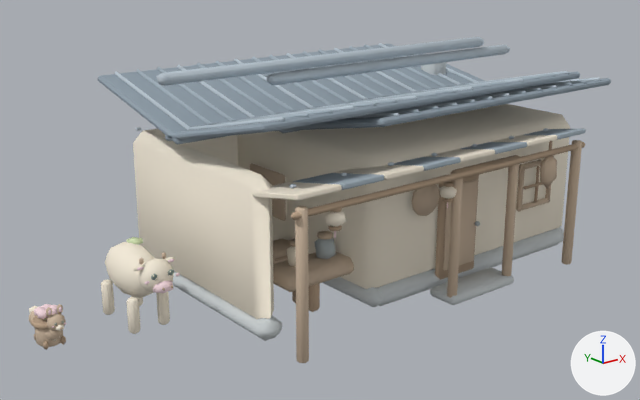
Renders of the Blender file taohuayuan_town_sample/blender/town_sample_custom_assets.blend from each side of a commit.
Both versions are drawn from a 50 mm camera at (-4.63, -12.63, 6.36) aimed at (5.13, -0.42, 1.48). The lights are fixed; the arrows at lower right show +X, +Y and +Z. The older version comes first.

In view in the first picture: 'custom_house', 'custom_shop', 'npc_calf', 'npc_fox', 'prop_flowerpot' and 1 more.
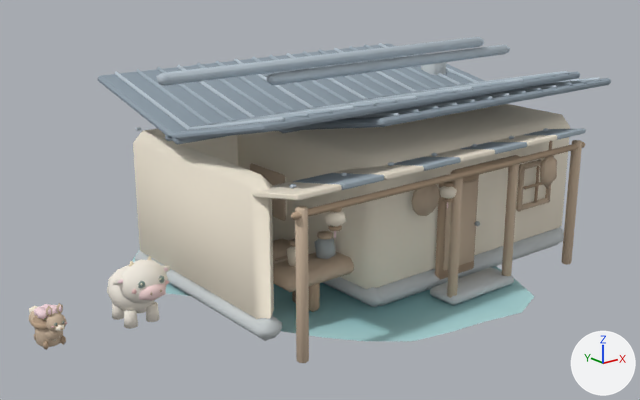
Changed parts and their boxes (x1, y1, x2, y2) in the pictures (640 x 400 px; the box of a moved part takes in the faces that stretch with it):
'custom_pond', added (cyan)
    after: (132, 250, 535, 341)
'npc_calf', reshaped, moved (20% narrower, 24% shorter)
    before: (101, 237, 180, 334)
    after: (107, 256, 170, 329)
part 1 of me_icosphere_091, moved or reshaped
    before: (105, 242, 155, 298)
    after: (107, 265, 155, 313)
part 2 of me_icosphere_091, moved or reshaped (not visible afterwards)
    before: (126, 237, 143, 245)
part 3 of me_icosphere_091, moved or reshaped (not visible afterwards)
    before: (153, 280, 173, 293)
part 4 of me_icosphere_091, moved or reshaped
    before: (138, 259, 174, 292)
    after: (118, 259, 168, 304)
part 5 of me_icosphere_091, moved or reshaped
    before: (139, 257, 144, 265)
    after: (139, 284, 166, 301)
part 6 of me_icosphere_091, moved or reshaped
    before: (134, 265, 145, 271)
    after: (138, 281, 145, 288)
part 7 of me_icosphere_091, moved or reshaped
    before: (162, 252, 166, 259)
    after: (159, 276, 164, 283)
part 8 of me_icosphere_091, moved or reshaped (not visible before)
    after: (113, 276, 123, 285)
part 9 of me_icosphere_091, deleted
    before: (101, 279, 170, 334)
part 10 of me_icosphere_091, added
    after: (112, 302, 160, 329)

The change, as a diff of the scene's bpy script:
```diff
--- a/taohuayuan_town_sample/blender/town_sample_custom_assets.blend.py
+++ b/taohuayuan_town_sample/blender/town_sample_custom_assets.blend.py
@@ me_icosphere_091 @@
 # used by ob_npc_calf; location = (1.5, 0.0, 0.88)
-me_icosphere_091.from_pydata(...)  # 916 vertices, 948 faces; spans x -0.37..0.37, y -1.2..0.84, z -0.88..0.49
-me_icosphere_091.materials.append(mat_m_vc_town_002)
+me_icosphere_091.from_pydata(...)  # 802 vertices, 760 faces; spans x -0.53..0.53, y -0.85..0.52, z -0.53..0.64
+# me_icosphere_091 part 1: the loose piece of 63 vertices spanning x -0.35..0.35, y -0.72..0.72, z -0.44..0.44 is scaled about its middle by (1.13, 0.652, 0.903), in mat_m_vc_town_003
+# me_icosphere_091 part 2: the loose piece of 22 vertices spanning x 0.09..0.35, y 0.15..0.45, z 0.31..0.41 is scaled about its middle by (1.27, 1.11, 1.63), then moved by (-0.02, -0.13, -0.2), in mat_m_vc_town_003
+# me_icosphere_091 part 3: the loose piece of 22 vertices spanning x -0.17..0.17, y -1.16..-0.88, z -0.09..0.15 is scaled about its middle by (0.203, 0.511, 0.327), then moved by (0.0, 1.47, 0.05), in mat_m_vc_town_003
+# me_icosphere_091 part 4: the loose piece of 63 vertices spanning x -0.28..0.28, y -1.06..-0.58, z -0.13..0.43 is scaled about its middle by (1.4, 1.45, 1.33), then moved by (0.0, 0.41, 0.11), in mat_m_vc_town_003
+# me_icosphere_091 part 5: the loose piece of 22 vertices spanning x -0.24..-0.16, y -0.78..-0.7, z 0.35..0.49 is scaled about its middle by (6.55, 3.15, 2.36), then moved by (0.2, 0.03, -0.24), in mat_m_vc_town_003
+# me_icosphere_091 part 6: the loose piece of 22 vertices spanning x -0.37..-0.17, y -0.83..-0.75, z 0.28..0.4 is scaled about its middle by (0.652, 0.712, 1.37), then moved by (0.1, 0.1, 0.0), in mat_m_vc_town_003
+# me_icosphere_091 part 7: the loose piece of 22 vertices spanning x 0.16..0.24, y -0.78..-0.7, z 0.35..0.49 is scaled about its middle by (1.75, 0.733, 1.15), then moved by (-0.03, 0.04, -0.08), in mat_m_vc_town_003
+# me_icosphere_091 part 8: the loose piece of 22 vertices spanning x -0.18..-0.15, y -1.06..-1.03, z 0.24..0.27 is scaled about its middle by (9.26, 2.68, 4.34), then moved by (-0.21, 0.66, 0.11), in mat_m_vc_town_003
+# me_icosphere_091 part 9: 13 loose pieces with 350 vertices, spanning x -0.36..0.36, y -1.2..0.54, z -0.88..0.09, are deleted
+# me_icosphere_091 part 10: 168 vertices added at x -0.31..0.31, y -0.39..0.28, z -0.52..-0.24
+# other edits to the shape of me_icosphere_091 do not show in these pictures
+me_icosphere_091.materials.append(mat_m_vc_town_003)
@@ me_pond_mesh @@
+me_pond_mesh.from_pydata(...)  # 97 vertices, 160 faces; spans x -3.75..4.18, y -3.9..3.35, z -0.01..0.01
+me_pond_mesh.materials.append(mat_m_vc_town_001)
@@ ob_npc_calf @@
 ob_npc_calf = bpy.data.objects.new('npc_calf', me_icosphere_091)
-ob_npc_calf.location = (1.5, 0.0, 0.88)
+ob_npc_calf.location = (1.5, 0.05, 0.52)
@@ ob_custom_pond @@
+ob_custom_pond = bpy.data.objects.new('custom_pond', me_pond_mesh)
+ob_custom_pond.location = (6.0, 0.0, 0.0)
```
